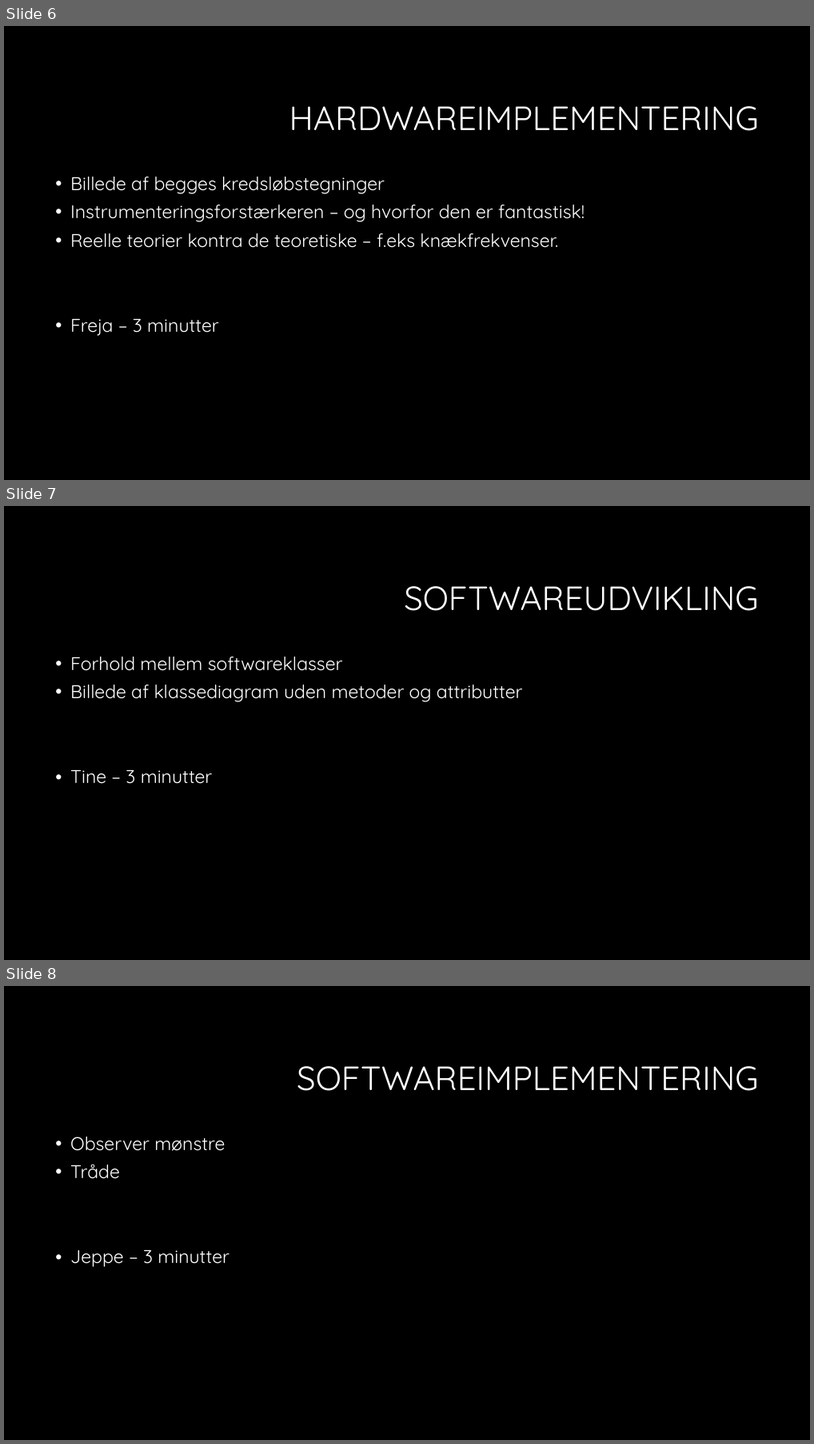
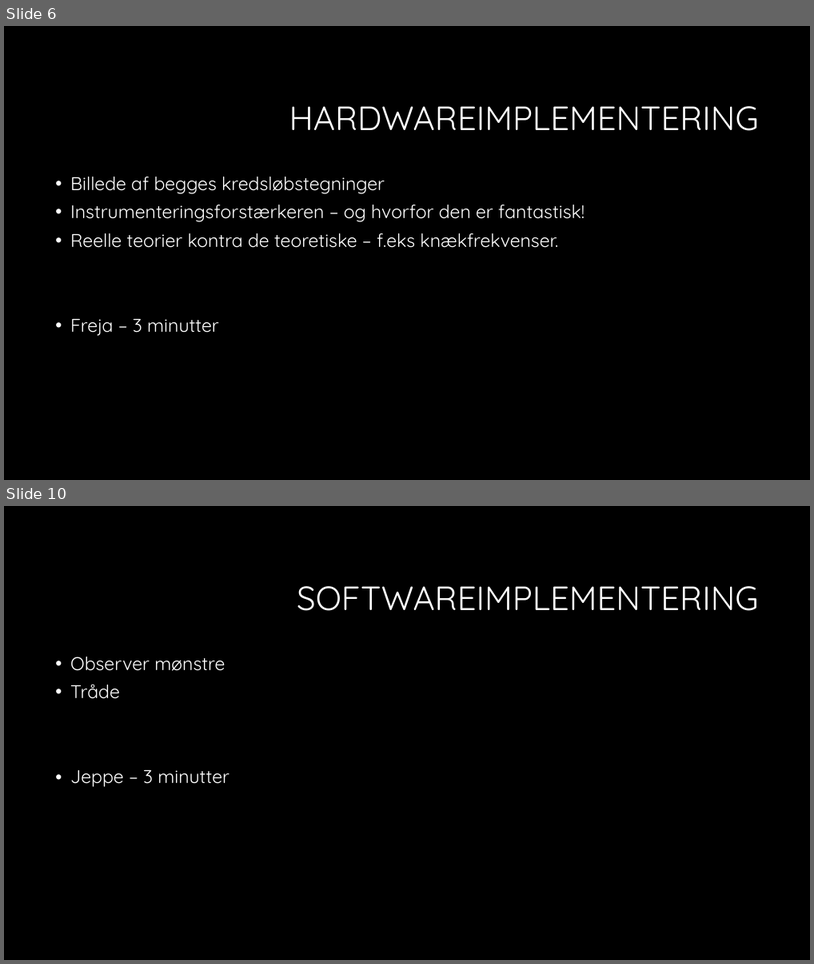
Before and after one commit to sarakirkeby/Semester-Projekt-3, a slide deck: Bifiler til projekt/Semesterprojekt 3.pptx. Shown one above the other, each under a label of ours: slides 6, 7 and 8 before the commit, slides 6 and 10 after it; the slides between them are not shown. The pictures are 814x1444 and 814x964 pixels, drawn with LibreOffice and Linux fonts; fonts in the diff are those of the drawing; background and template pictures are left out. Boxes give left, top, right and bottom in pixels: in the first picture for what was removed or moved away, otherwise in the second. Text is boxed around its words. In the diff, an @@ line names an element or a change of style, - is before the commit and + after.

Commit message:
Tine fremlæggelse

```diff
--- a/Bifiler til projekt/Semesterprojekt 3.pptx
+++ b/Bifiler til projekt/Semesterprojekt 3.pptx
@@ slide 7 removed at (4,506,810,960), background #000000 @@
@@ title removed at (404,586,758,611) @@
-SOFTWAREUDVIKLING
@@ text removed at (70,656,523,784) @@
-• Forhold mellem softwareklasser
-• Billede af klassediagram uden metoder og attributter
-• Tine – 3 minutter
@@ what was slide 8 is now slide 10 @@
```
Also in this commit, not shown: 3 slides added.
